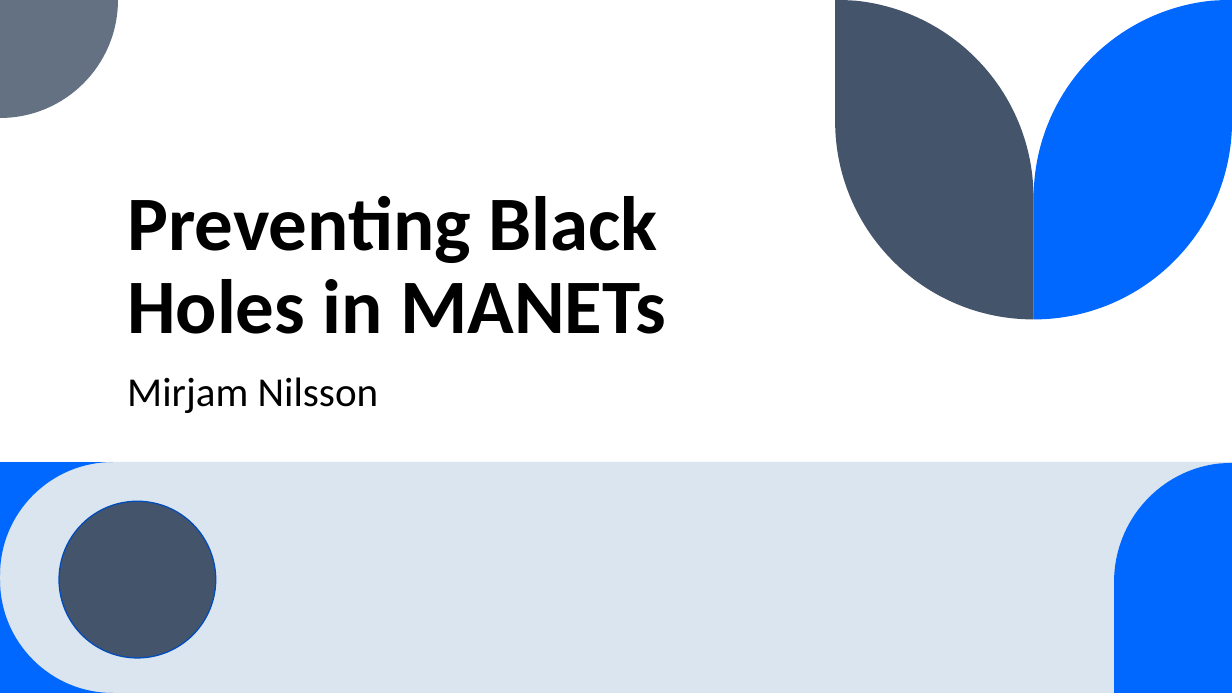
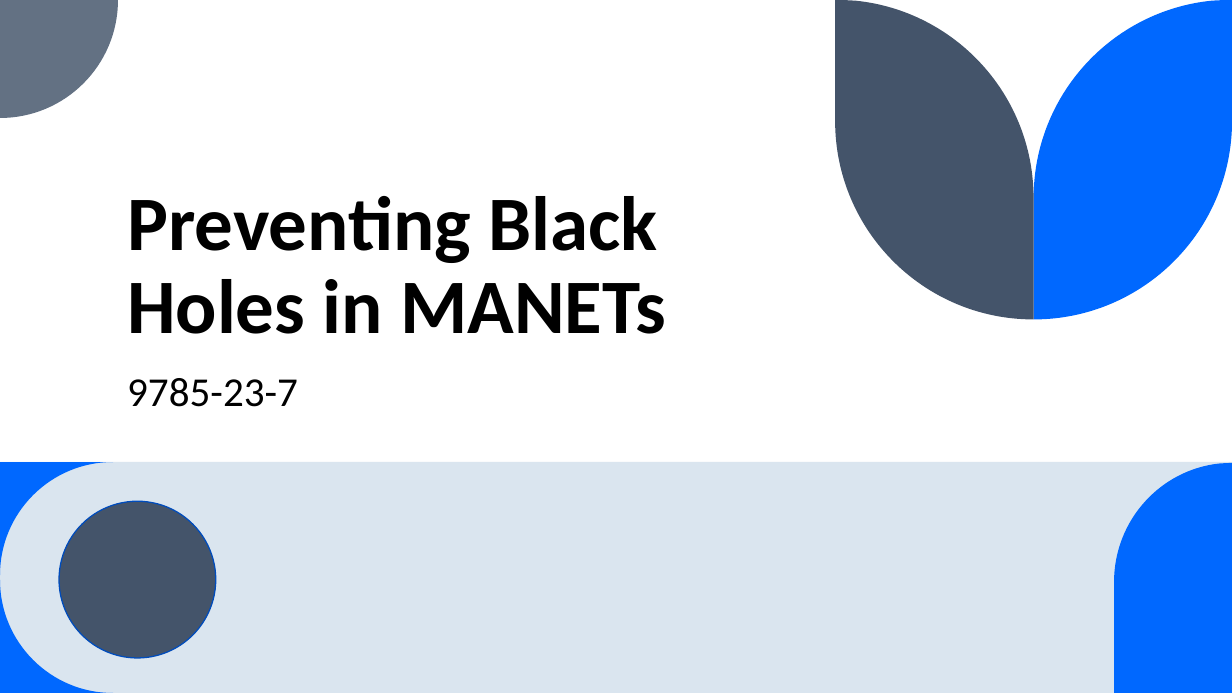
Before and after one commit to capstone11522manet/Manet11522-23-16, a slide deck: slide 1 of Presentation/Presentation.pptx. Drawn at 1232x693 pixels with LibreOffice and Linux fonts; fonts in the diff are those of the drawing. Boxes give left, top, right and bottom in pixels: in the first picture for what was removed or moved away, otherwise in the second. Text is boxed around its words. In the diff, an @@ line names an element or a change of style, - is before the commit and + after.

```diff
--- a/Presentation/Presentation.pptx
+++ b/Presentation/Presentation.pptx
@@ subtitle at [127, 378, 298, 407]: text changed @@
-Mirjam Nilsson
+9785-23-7
```
Also in this commit, not shown: 5 other slides changed, 13 slides added, 2 slides removed.
